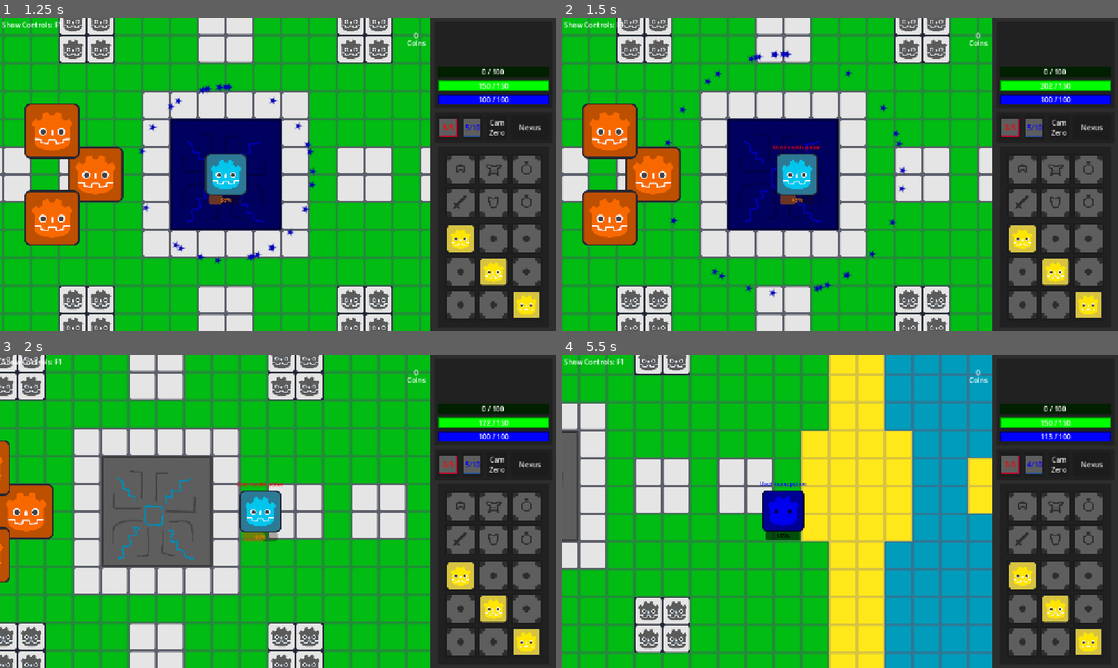
Above: before the commit, frames 1-4 (two rows, left to right).
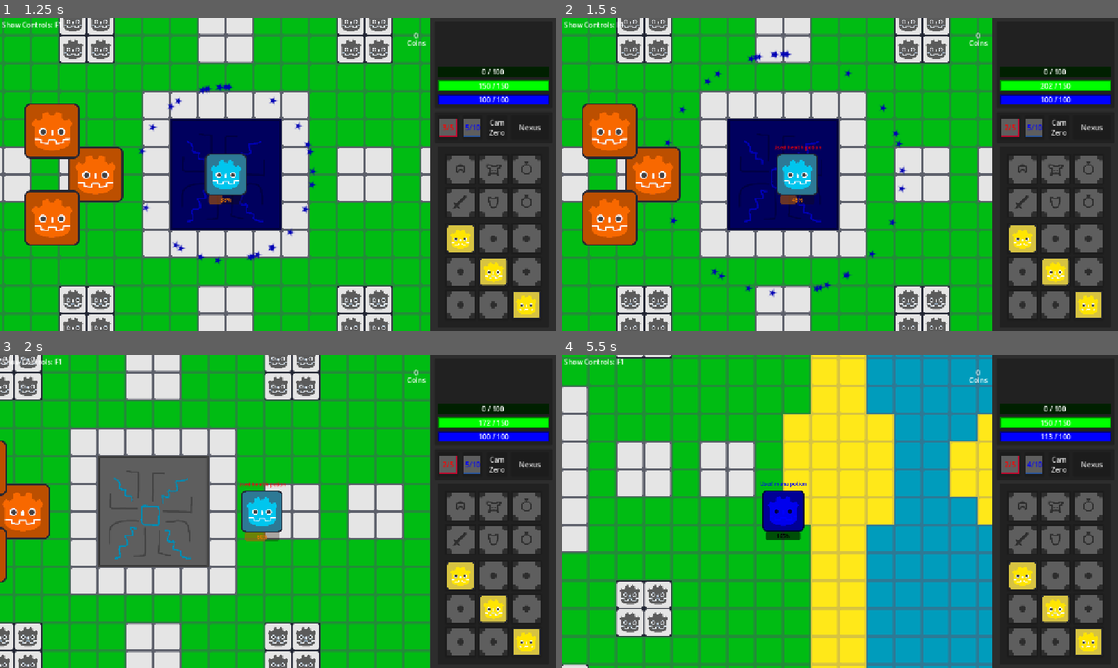
Above: after the commit, the same moments.

Repository: richiii999/ddd
Game: Godot game, scene res://Script Classes and Base Scenes/GameManager.tscn
Same seed, same stepped clock (60 frames per second), same inputs: the game is played once before the commit and once after it.
Inputs (mouse positions are in pixels of both pictures, inside the frame that each line leads up to):
- Up to frame 1 (1.25 s): click "Play" at 0.5 s
- Up to frame 2 (1.5 s): move the mouse to (789, 133) at 1.27 s; hold Right (right) from 1.28 s (still down); tap H (HPot) at 1.35 s
- Up to frame 3 (2 s): keep holding Right (right)
- Up to frame 4 (5.5 s): move the mouse to (728, 527) at 2.02 s; release Right (right) at 2.03 s; hold Down (down) 2.03-2.78 s; tap E (Interact) at 2.1 s; move the mouse to (895, 442) at 2.77 s; press the mouse at (895, 442) at 2.78 s; hold Right (right) 2.78-3.53 s; move the mouse to (812, 574) at 3.52 s; release the mouse at (812, 574) at 3.53 s; hold Up (up) 3.53-4.28 s; tap Q (Loot) at 3.6 s; move the mouse to (1006, 558) at 4.27 s; hold Left (left) from 4.28 s (still down); tap G (MPot) at 4.35 s; move the mouse to (673, 464) at 5.02 s; tap N (Nexus) at 5.1 s

Frame 1 is identical in both runs. In frame 2, 1.2% of the frame differs, in the area x 3-70%, y 0-100%; in frame 3, 17%; in frame 4, 39%, in the area x 0-78%, y 0-100%.

Commit message:
added speed scaling stat from gear and effects in player

Diff:
--- a/Entity/Player/player.gd
+++ b/Entity/Player/player.gd
@@ -50,6 +50,9 @@
 var InputV : Vector2 = Vector2.ZERO # Input vector
 var charge : int = 0 # (Spacebar) Charge incrementor for spellcasting
 signal Interact # Emitted with self to any connected interact component
+
+func getSPD() -> int:
+	return Stats[Stat.coreSPD] + Stats[Stat.gearSPD] + Stats[Stat.effcSPD]
 
 func _ready():
 	super._ready() # call ENTITY._ready() (sets HP and MP)
@@ -75,7 +78,10 @@
 	## Movement keys:
 	InputV = Input.get_vector("left", "right", "up", "down")
 	if !dashing:
-		velocity += InputV * (accel * effectMoveSpeed * tileSpeed)
+		#get the speed and then cap it as you keep leveling up
+		var spd := getSPD()
+		var spd_mult := 1.0 + (spd / (spd + 20.0))
+		velocity += InputV * (accel * effectMoveSpeed * tileSpeed * spd_mult)
 		velocity *= Vector2(0.95,0.95) # slowdown / speed soft-clamp
 
 	# TODO: change aniframe and sprite flip direction based on direction / velocity for player, or if not moving, mousePos\ (DONE), now we need to get sprites
--- a/UI/Item/Item.gd
+++ b/UI/Item/Item.gd
@@ -9,7 +9,7 @@
 @export var type : int = -1 # -1=unset, should be one of ^
 
 ## Stats: Adds Player's gear stats
-var Stats : Array = [1,1,1,  1,1,1,  1,1,1]
+@export var Stats : Array = [1,1,1,  1,1,1,  1,1,1]
 
 ## Input stats & Weights: Used mostly for weapons, affects how important the player's stats are for this item
 @export var statWeights = {Stat.STR : 1.00}
--- a/UI/Item/Items/TEST_ITEM.tscn
+++ b/UI/Item/Items/TEST_ITEM.tscn
@@ -9,5 +9,6 @@
 script = ExtResource("1_8pf0b")
 itemName = "TEST_ITEM"
 type = 1
+Stats = [99, 99, 99, 99, 99, 99, 99, 99, 99]
 projectile = ExtResource("2_woukd")
 metadata/_custom_type_script = "uid://dpbuam0tpmaha"
